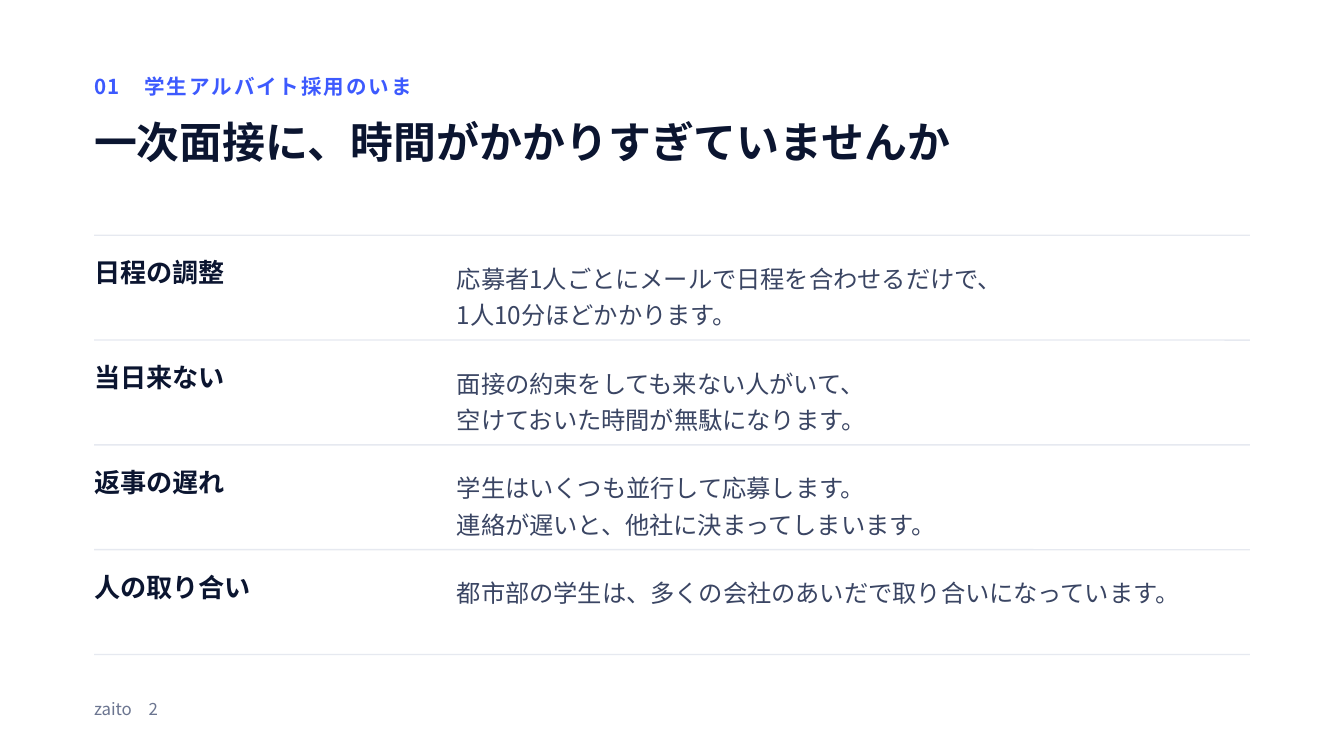
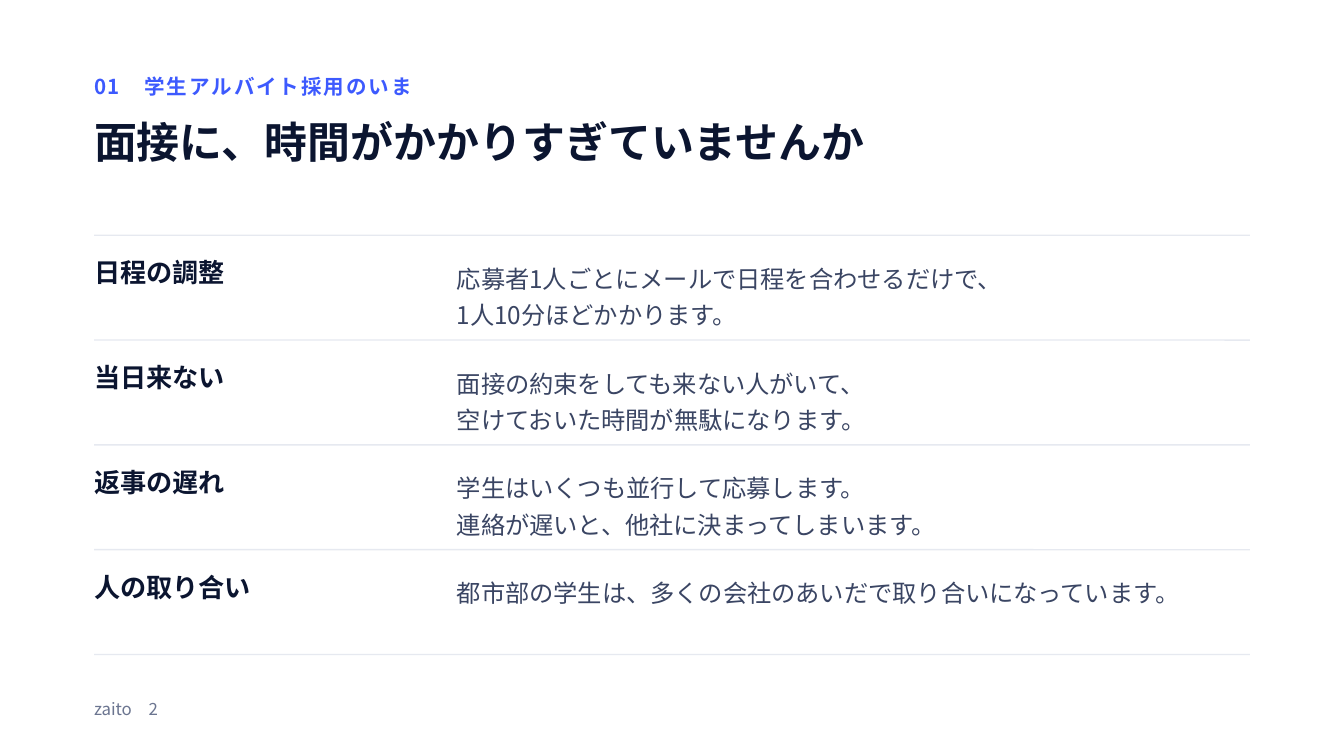
Before and after one commit to okonomidonn/test, a slide deck: slide 2 of sales/zaito_録画面接_営業資料.pptx. Drawn at 1344x756 pixels with LibreOffice and Linux fonts; fonts in the diff are those of the drawing. Boxes give left, top, right and bottom in pixels: in the first picture for what was removed or moved away, otherwise in the second. Text is boxed around its words. In the diff, an @@ line names an element or a change of style, - is before the commit and + after.

```diff
--- a/sales/zaito_録画面接_営業資料.pptx
+++ b/sales/zaito_録画面接_営業資料.pptx
@@ text at (94,121,864,162): text changed @@
-一次面接に、時間がかかりすぎていませんか
+面接に、時間がかかりすぎていませんか
```
Also in this commit, not shown: 5 other slides changed, 2 other files.
